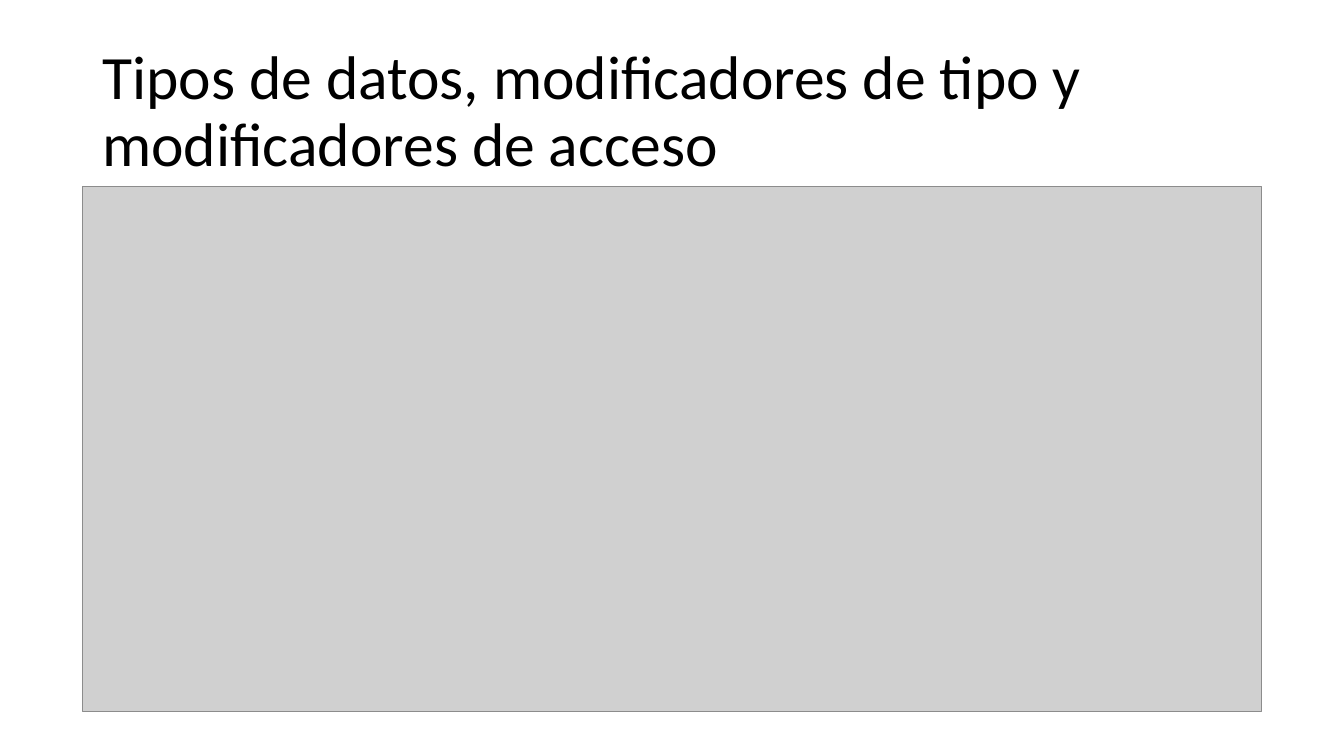
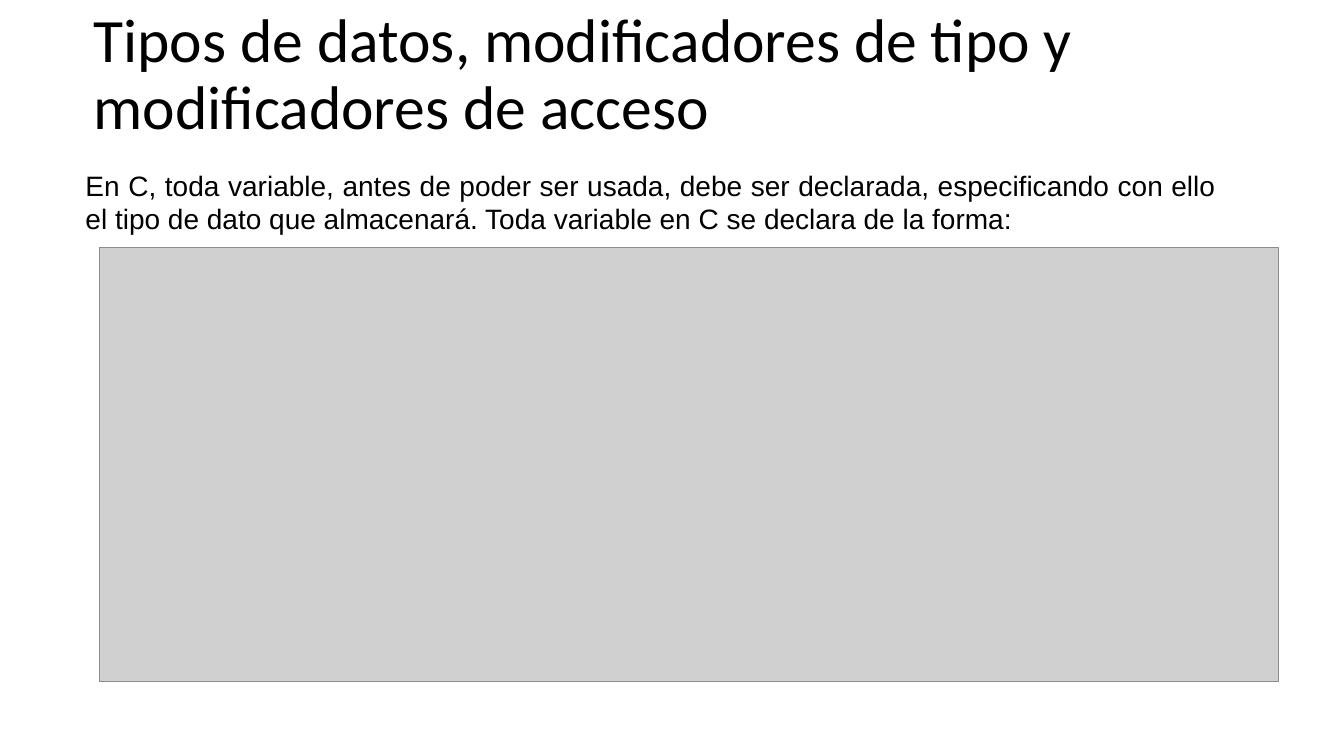
Before and after one commit to programacionestructurada/2021-2, a slide deck: slide 12 of U1_Introduccion_a_la_programacion/Unidad_01_Introduccion_a_la_programacion_2.pptx. Drawn at 1344x756 pixels with LibreOffice and Linux fonts; fonts in the diff are those of the drawing; grey boxes stand for pictures. Boxes give left, top, right and bottom in pixels: in the first picture for what was removed or moved away, otherwise in the second. Text is boxed around its words. In the diff, an @@ line names an element or a change of style, - is before the commit and + after.

```diff
--- a/U1_Introduccion_a_la_programacion/Unidad_01_Introduccion_a_la_programacion_2.pptx
+++ b/U1_Introduccion_a_la_programacion/Unidad_01_Introduccion_a_la_programacion_2.pptx
@@ text "Tipos de datos, modificadores de ...": place and size @@
-text "Tipos de datos, modificadores de ..." at [102,56,1081,167]
+text "Tipos de datos, modificadores de ..." at [93,19,1072,130]
@@ text added at [85,175,1215,234], 20 pt, text #000000 @@
+En C, toda variable, antes de poder ser usada, debe ser declarada, especificando con ello el tipo de dato que almacenará. Toda variable en C se declara de la forma:
@@ picture: place and size @@
-picture at [82,187,1261,712]
+picture at [99,247,1278,682]
```
Also in this commit, not shown: 18 other slides changed, 1 slide added, 1 slide removed.
